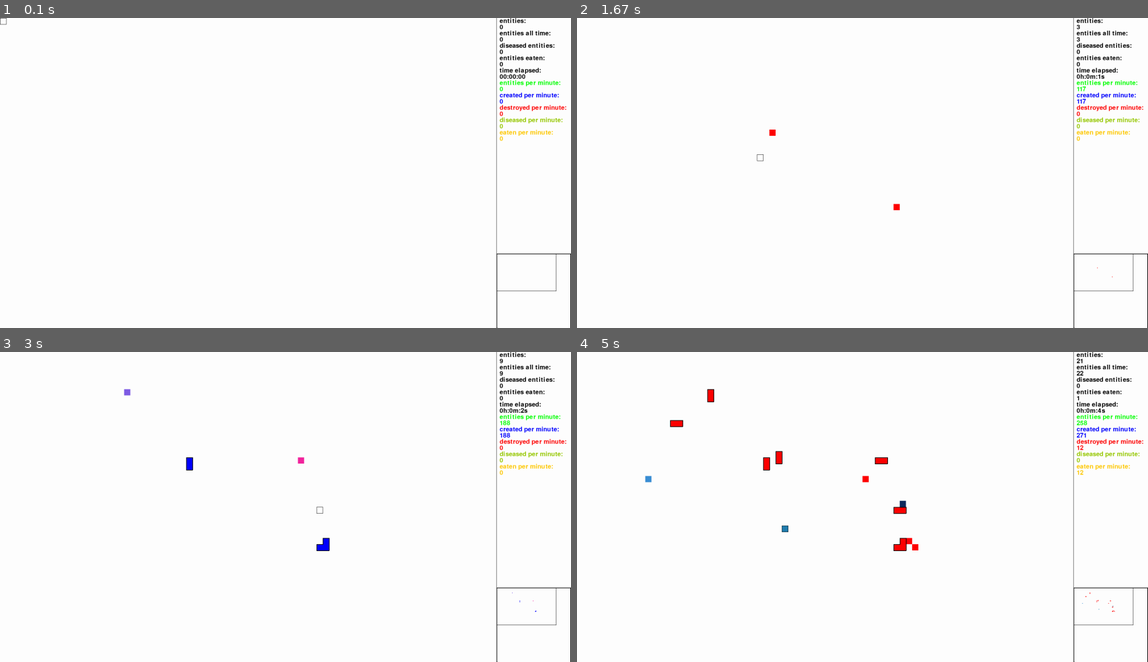
Above: before the commit, frames 1-4 (two rows, left to right).
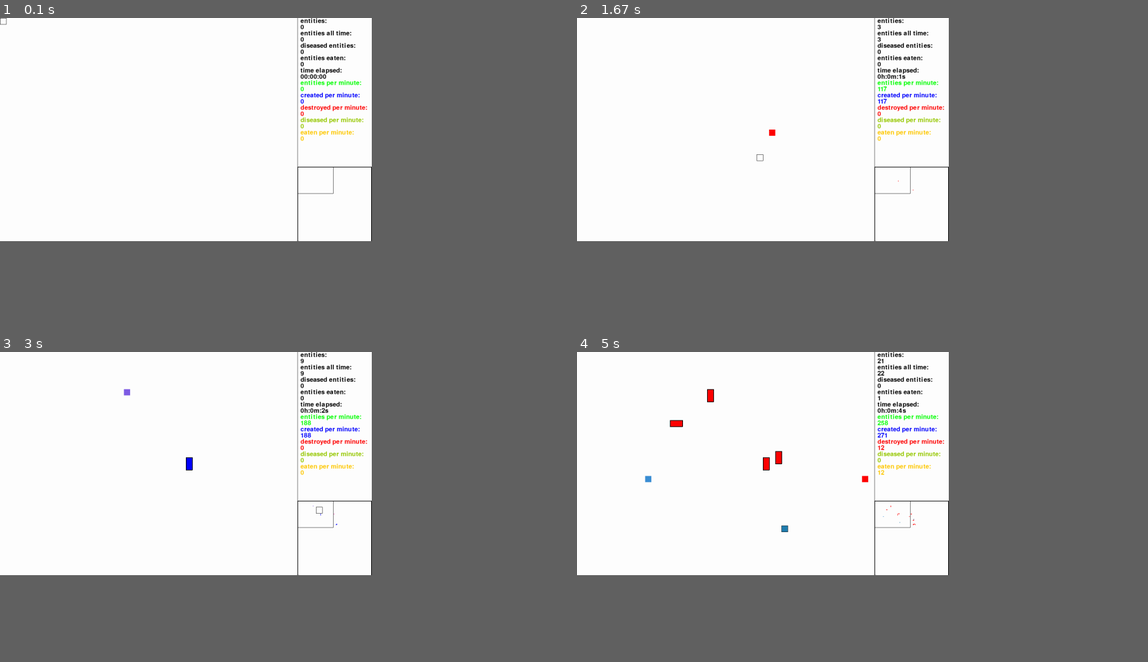
Above: after the commit, the same moments.

Repository: sbwhitt/pygame-life-simulation
Game: pygame game, started from main.py
The game is run twice, just before and just after one commit, with the same random seed, the same clock (stepped at 60 frames per second) and the same inputs.
Inputs (mouse positions are in pixels of both pictures, inside the frame that each line leads up to):
- Up to frame 1 (0.1 s): no input
- Up to frame 2 (1.67 s): click (765, 129) at 0.42 s; tap Enter at 0.67 s; tap 1 at 1.07, 1.37 s; click (896, 207) at 1.13 s; tap 3 at 1.15 s; right-click (759, 157) at 1.6 s
- Up to frame 3 (3 s): click (325, 547) at 1.93 s; tap 1 at 2.23 s; click (125, 389) at 2.3 s; tap 3 at 2.32 s; click (302, 457) at 2.6 s; click (319, 507) at 2.93 s
- Up to frame 4 (5 s): click (776, 454) at 3.27 s; click (679, 423) at 3.6 s; tap 1 at 3.9, 4.2 s; click (862, 488) at 3.97 s; tap 2 at 3.98 s; click (645, 476) at 4.43 s; click (782, 525) at 4.77 s
The window is 900x489 before the commit and 586x352 after it. Grey fills any space a smaller window leaves; there, only what the larger window draws over its background counts as a difference.

The runs differ from the first frame. In frame 1, 2.6% of the frame differs, in the area x 52-100%, y 0-100%; in frame 2, 2.7%; in frame 3, 2.8%; in frame 4, 3.1%, in the area x 11-100%, y 0-100%.

Commit message:
revert to old settings

Diff:
--- a/static/settings.py
+++ b/static/settings.py
@@ -1,6 +1,6 @@
 # both settings have to be divisible by 20
-WINDOW_WIDTH = 1600
-WINDOW_HEIGHT = 1000
+WINDOW_WIDTH = 960
+WINDOW_HEIGHT = 720
 
 WORLD_SIZE = 2000
 
